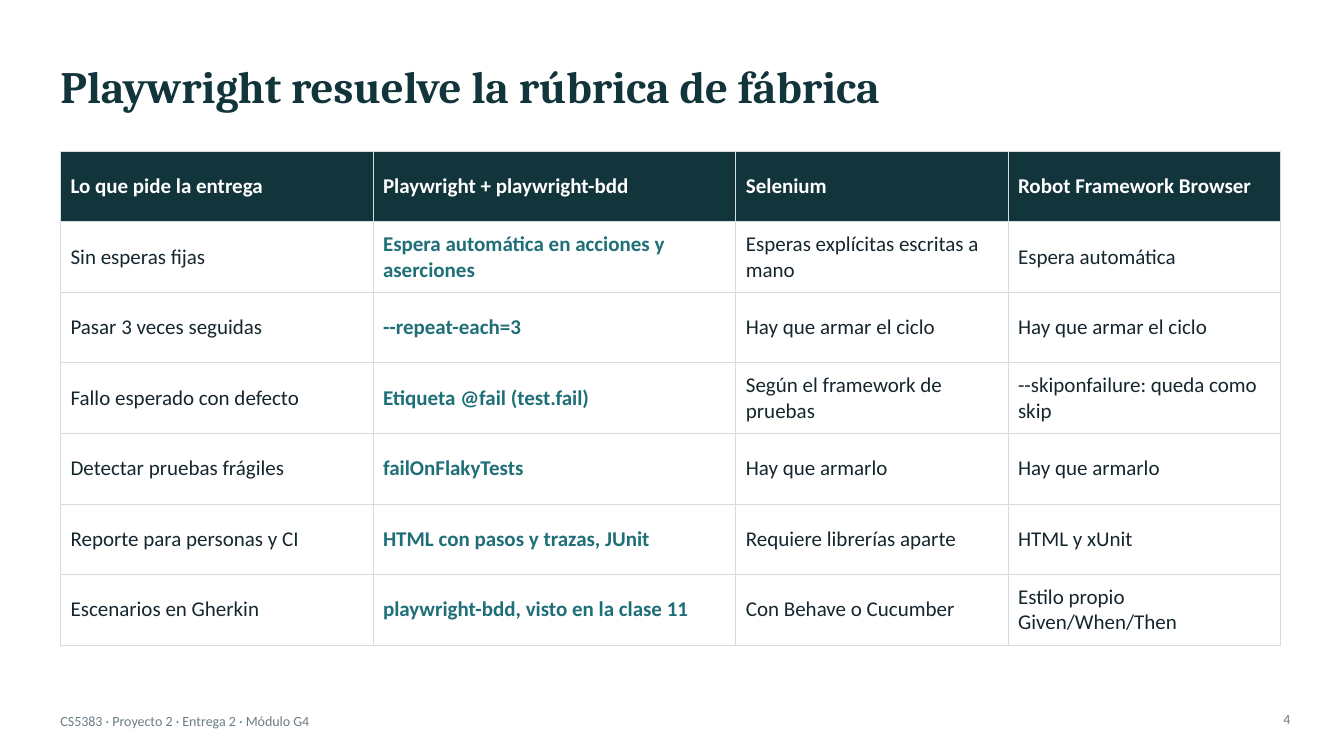
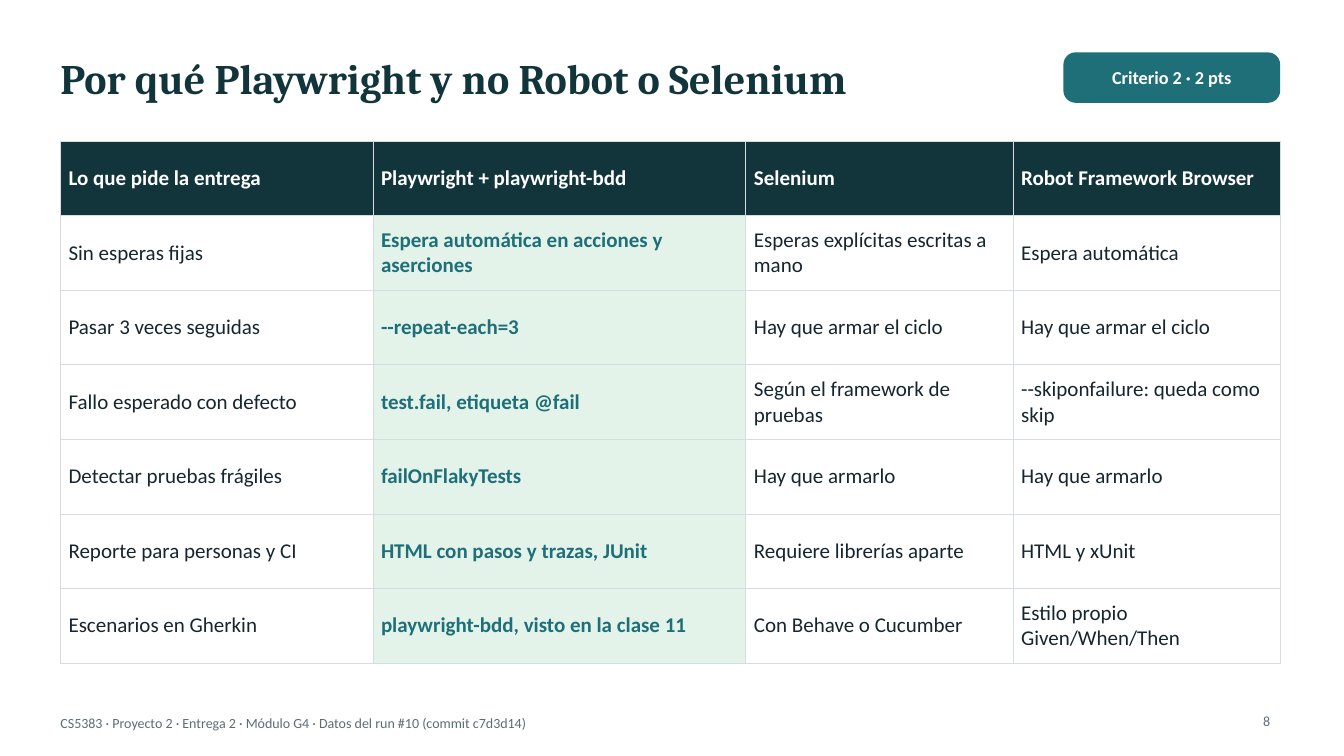
Before and after one commit to Joharjbe/qolqe-wallet, a slide deck: slide 8 of docs/Entrega2_G4_E2E_CICD.pptx (slide 4 before the commit). Drawn at 1344x756 pixels with LibreOffice and Linux fonts; fonts in the diff are those of the drawing. Boxes give left, top, right and bottom in pixels: in the first picture for what was removed or moved away, otherwise in the second. Text is boxed around its words. In the diff, an @@ line names an element or a change of style, - is before the commit and + after.

```diff
--- a/docs/Entrega2_G4_E2E_CICD.pptx
+++ b/docs/Entrega2_G4_E2E_CICD.pptx
@@ rounded rectangle added at <box>1064,52,1280,103</box>, fill #1F6F78, 13 pt, text #FFFFFF, bold @@
+Criterio 2 · 2 pts
@@ title removed at <box>60,71,880,113</box> @@
-Playwright resuelve la rúbrica de fábrica
@@ title added at <box>60,64,847,104</box>, 30 pt, text #12343B, bold @@
+Por qué Playwright y no Robot o Selenium
@@ table at <box>60,141,1280,650</box> @@
-row 4, column 2: Etiqueta @fail (test.fail)
+row 4, column 2: test.fail, etiqueta @fail
@@ fill none to #E3F3EA in 6 cells @@
@@ table: place and size @@
-table at <box>60,151,1280,634</box>
+table at <box>60,141,1280,650</box>
@@ text at <box>60,718,526,731</box>: text changed; text colour #6B7C85 to #5C6D76 @@
-CS5383 · Proyecto 2 · Entrega 2 · Módulo G4
+CS5383 · Proyecto 2 · Entrega 2 · Módulo G4 · Datos del run #10 (commit c7d3d14)
@@ page number added at <box>1263,716,1270,726</box>, 10 pt, text #5C6D76 @@
+8
@@ page number removed at <box>1283,715,1290,724</box> @@
-4
```
Also in this commit, not shown: 5 other slides changed, 13 slides added, 7 slides removed, 2 other files.
